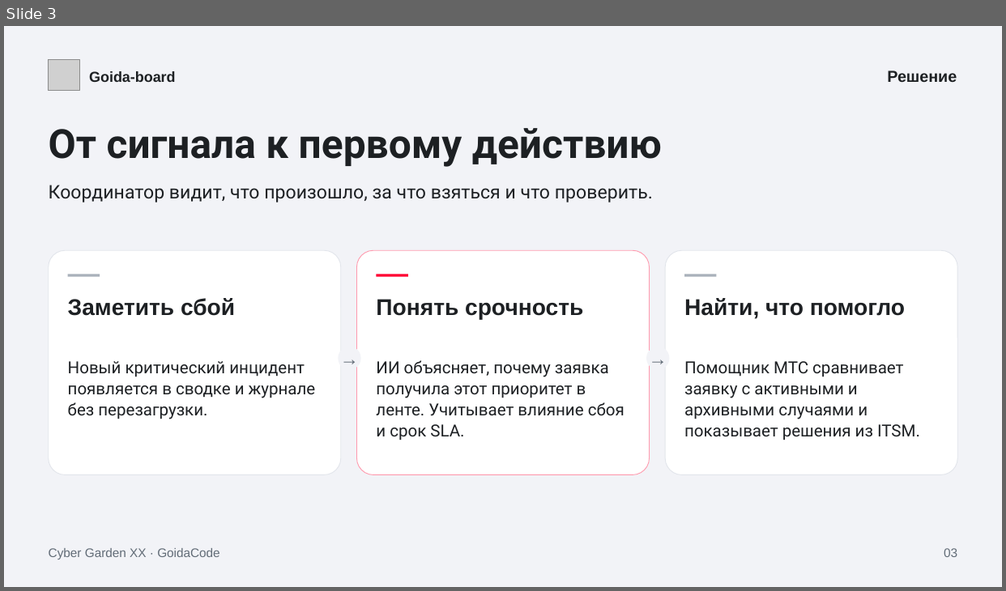
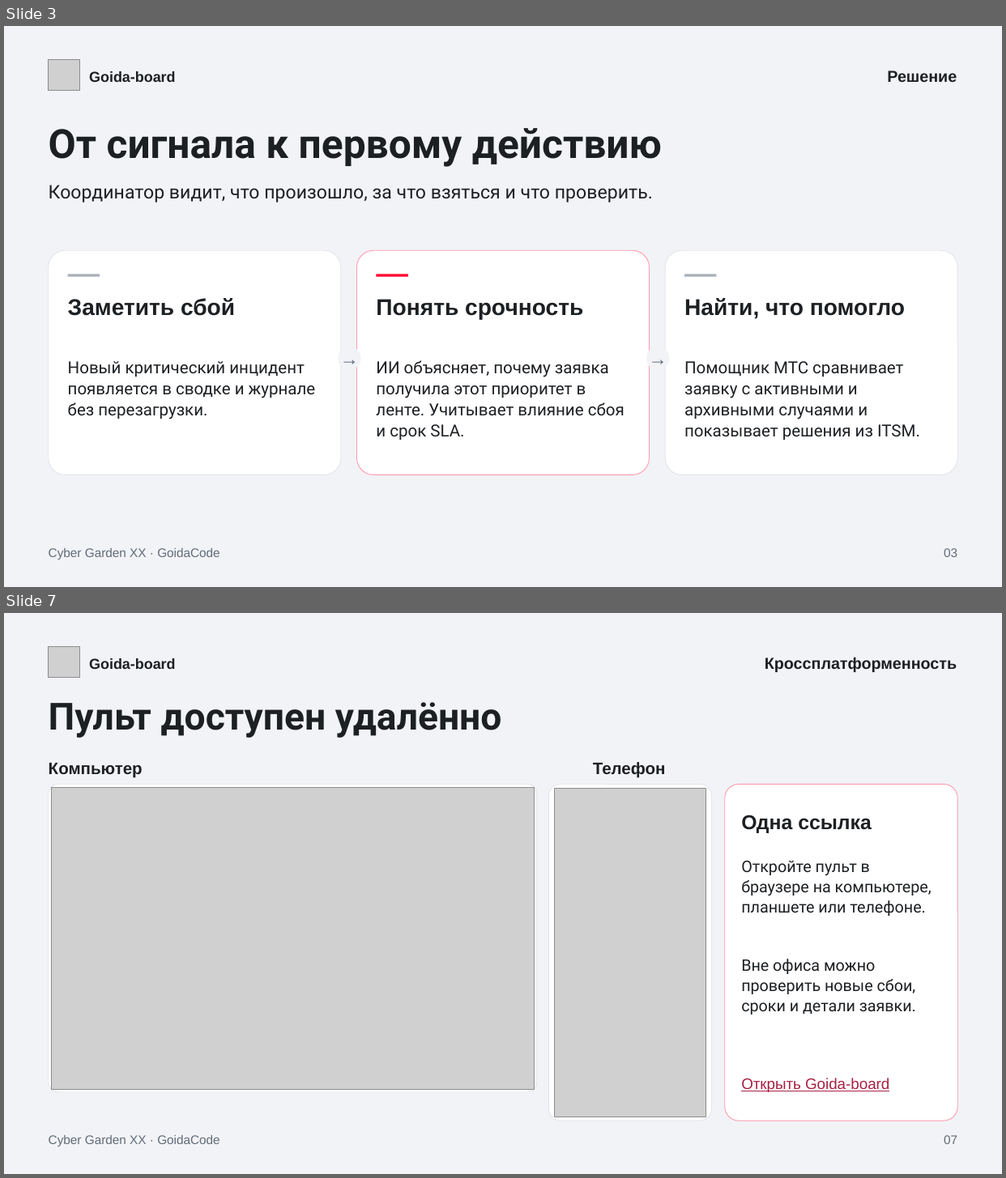
Before and after one commit to LIGI464/MTS, a slide deck: docs/hackathon/goida-board.pptx. Shown one above the other, each under a label of ours: slide 3 before the commit, slides 3 and 7 after it; the slides between them are not shown. The pictures are 1006x591 and 1006x1178 pixels, drawn with LibreOffice and Linux fonts; fonts in the diff are those of the drawing; grey boxes stand for pictures. Boxes give left, top, right and bottom in pixels: in the first picture for what was removed or moved away, otherwise in the second. Text is boxed around its words. In the diff, an @@ line names an element or a change of style, - is before the commit and + after.

Commit message:
docs: present Goida-board features on separate slides

```diff
--- a/docs/hackathon/goida-board.pptx
+++ b/docs/hackathon/goida-board.pptx
@@ slide 7 added at (4,613,1002,1174), background #F2F3F7 @@
@@ picture added at (49,646,80,678) @@
@@ text added at (89,658,176,669), 15.8 pt, text #1D2023, bold @@
+Goida-board
@@ text added at (765,657,957,672), 17.2 pt, text #1D2023, bold @@
+Кроссплатформенность
@@ text added at (49,702,502,738), 40.5 pt, text #1D2023, bold @@
+Пульт доступен удалённо
@@ text added at (49,763,143,778), 18 pt, text #1D2023, bold @@
+Компьютер
@@ text added at (593,762,666,778), 18 pt, text #1D2023, bold @@
+Телефон
@@ rounded rectangle added at (49,784,537,1093), fill #FFFFFF, outline #E2E5EB 0.8 pt @@
@@ picture added at (51,787,535,1089) @@
@@ rounded rectangle added at (549,784,712,1121), fill #FFFFFF, outline #E2E5EB 0.8 pt @@
@@ picture added at (554,789,706,1118) @@
@@ rounded rectangle added at (725,784,957,1121), fill #FFFFFF, outline #FF99AD 0.8 pt @@
@@ text added at (741,815,872,833), 21.8 pt, text #1D2023, bold @@
+Одна ссылка
@@ text added at (741,861,931,916), 17.2 pt, text #1D2023 @@
+Откройте пульт в браузере на компьютере, планшете или телефоне.
@@ text added at (741,959,916,1015), 17.2 pt, text #1D2023 @@
+Вне офиса можно проверить новые сбои, сроки и детали заявки.
@@ text added at (741,1078,889,1093), 16.5 pt, text #A82042, underline @@
+Открыть Goida-board
@@ text added at (49,1135,220,1147), 13.5 pt, text #626C77 @@
+Cyber Garden XX · GoidaCode
@@ text added at (944,1135,957,1144), 13.5 pt, text #626C77 @@
+07
```
Also in this commit, not shown: 2 slides changed, 3 other slides added, 1 slide removed.
